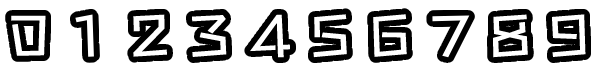
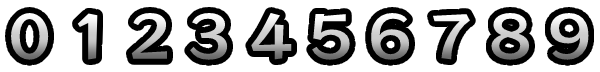
Layers edited between the first and the second w=600, h=72 image:
painted on "9" over [550, 13, 589, 60]
painted on "8" over [491, 13, 530, 60]
painted on "7" over [432, 14, 470, 60]
painted on "6" over [371, 13, 409, 60]
painted on "5" over [312, 14, 350, 60]
painted on "4" over [250, 13, 292, 60]
painted on "3" over [190, 13, 228, 60]
painted on "2" over [131, 13, 167, 59]
painted on "1" over [75, 13, 98, 60]
painted on "0" over [11, 13, 49, 60]
